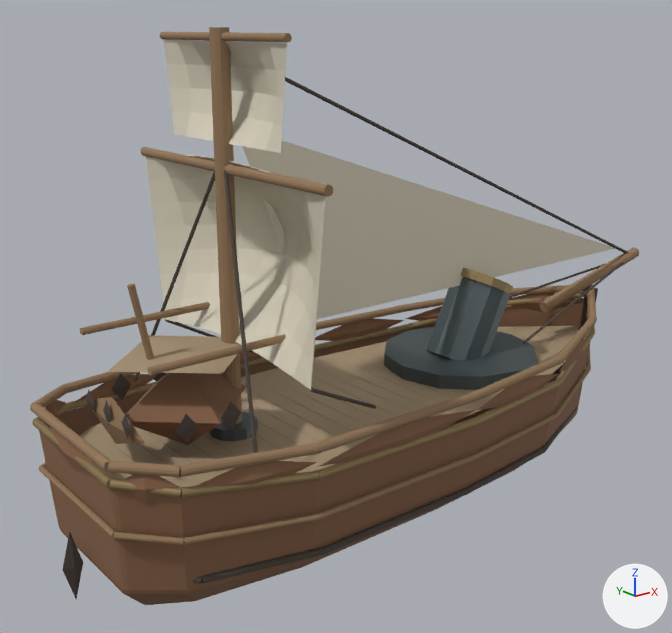
An edit to the glTF model public/art/world3d/ships/bombardShip.glb, drawn before and after from the same camera.
Rendered twice from a camera (50 mm lens) standing at (-163.0, -182.0, 127.0) and looking at (-9.0, 10.0, 50.0). The axes (+X, +Y, +Z) are drawn at lower right. The lights are the same throughout. The picture after the commit comes second. Vertices at exactly the same position are counted once.

Names of what the first picture shows: 'Gun', 'Hull'.
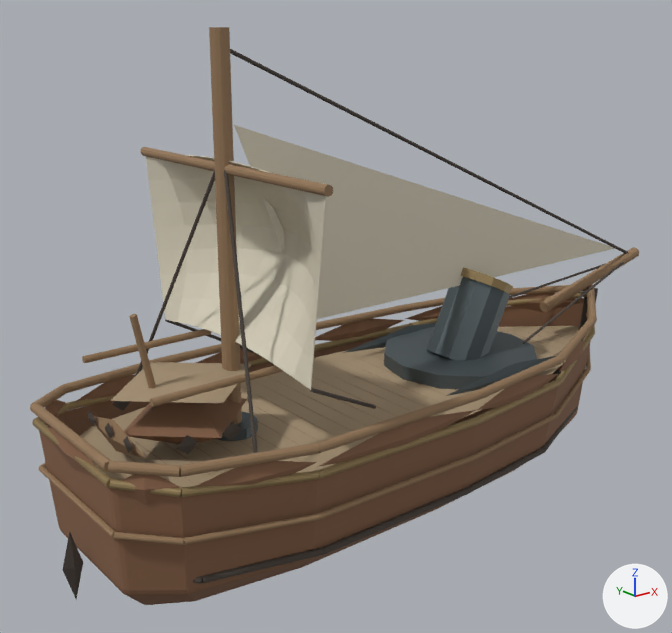
Commit message: Complete sea commanders: public/art/world3d/ships

Edits to the bpy script that builds the scene:
```text
Change me_round_planked_hull_001:
    used by ob_hull; location = (0.0, 0.0, 0.0)
    remove me_round_planked_hull_001.from_pydata(...)  # 2536 vertices, 4503 faces; spans x -96.0..116.0, y -38.0..38.0, z 0.0..126.0
    add me_round_planked_hull_001.from_pydata(...)  # 2487 vertices, 4427 faces; spans x -96.0..116.0, y -38.0..38.0, z 0.0..126.0
    me_round_planked_hull_001 part 1: the loose piece of 6 vertices spanning x -74.0..-69.0, y 15.0..16.0, z 39.0..46.0 is scaled about its middle by (1, 1, 0.682), then moved by (0.0, 0.0, -4.0)
    me_round_planked_hull_001 part 2: the loose piece of 6 vertices spanning x -63.0..-57.0, y 15.0..16.0, z 39.0..46.0 is scaled about its middle by (1, 1, 0.682), then moved by (0.0, 0.0, -4.0)
    me_round_planked_hull_001 part 3: the loose piece of 6 vertices spanning x -74.0..-69.0, y -16.0..-15.0, z 39.0..46.0 is scaled about its middle by (1, 1, 0.682), then moved by (0.0, 0.0, -4.0)
    me_round_planked_hull_001 part 4: the loose piece of 6 vertices spanning x -63.0..-57.0, y -16.0..-15.0, z 39.0..46.0 is scaled about its middle by (1, 1, 0.682), then moved by (0.0, 0.0, -4.0)
    me_round_planked_hull_001 part 5: the loose piece of 24 vertices spanning x -80.0..-46.0, y 16.0..18.0, z 57.0..59.0 is moved by (0.0, 0.0, -7.0)
    me_round_planked_hull_001 part 6: the loose piece of 24 vertices spanning x -80.0..-46.0, y -18.0..-16.0, z 57.0..59.0 is moved by (0.0, 0.0, -7.0)
    me_round_planked_hull_001 part 7: the loose piece of 10 vertices spanning x -83.0..-80.0, y -15.0..15.0, z 36.0..47.0 is scaled about its middle by (1, 1, 0.682), then moved by (0.0, 0.0, -4.0)
    me_round_planked_hull_001 part 8: the loose piece of 24 vertices spanning x -76.0..-70.0, y -1.0..1.0, z 52.0..72.0 is moved by (0.0, 0.0, -7.0)
    me_round_planked_hull_001 part 9: the loose piece of 16 vertices spanning x -82.0..-44.0, y -17.0..17.0, z 52.0..55.0 is moved by (0.0, 0.0, -7.0)
    me_round_planked_hull_001 part 10: the loose piece of 45 vertices spanning x -50.0..-43.0, y -25.0..25.0, z 101.0..123.0 is deleted
    me_round_planked_hull_001 part 11: the loose piece of 24 vertices spanning x -51.0..-49.0, y -26.0..26.0, z 123.0..125.0 is deleted
    me_round_planked_hull_001 part 12
    10 vertices are removed from x -83.0..-82.0, y -12.0..12.0, z 44.0..47.0
    16 faces are deleted
    8 vertices in x -80.0..-46.0, y -16.0..16.0, z 41.0 move by (0.0, 0.0, -3.0)
    4 vertices in x -63.0, y 0.0, z 52.0 move by (0.0, 0.0, -7.0)
    12 vertices move from x -83.0..-82.0, y -9.0..9.0, z 41.0..47.0 to x -83.0..-82.0, y -9.0..9.0, z 37.0..41.0
    10 vertices are added at x -83.0..-82.0, y -12.0..12.0, z 37.0..39.0
    16 new faces join them, mat_tarred_oak (brown #4b423c)
    me_round_planked_hull_001 part 13
    20 vertices are added at x 2.0..57.0, y -23.0..23.0, z 30.0..36.0
    32 new faces join them, mat_forged_iron (dark grey #576165)
```

Changed parts and their boxes (x1, y1, x2, y2) in the pictures (672 x 633 px; the box of a moved part takes in the faces that stretch with it):
part 1 of me_round_planked_hull_001, moved or reshaped: before (111, 373, 132, 400); after (112, 401, 131, 411)
part 2 of me_round_planked_hull_001, moved or reshaped (not visible afterwards): before (154, 373, 167, 382)
part 3 of me_round_planked_hull_001, moved or reshaped: before (176, 414, 198, 443); after (177, 435, 198, 455)
part 4 of me_round_planked_hull_001, moved or reshaped: before (221, 401, 242, 429); after (222, 422, 242, 441)
part 5 of me_round_planked_hull_001, moved or reshaped: before (80, 302, 210, 335); after (82, 329, 211, 363)
part 6 of me_round_planked_hull_001, moved or reshaped: before (148, 334, 286, 375); after (150, 365, 283, 407)
part 7 of me_round_planked_hull_001, moved or reshaped: before (86, 397, 145, 444); after (94, 416, 146, 458)
part 8 of me_round_planked_hull_001, moved or reshaped: before (127, 284, 154, 360); after (129, 314, 156, 388)
part 9 of me_round_planked_hull_001, moved or reshaped: before (108, 335, 241, 374); after (110, 362, 252, 403)
part 10 of me_round_planked_hull_001, deleted (pale yellow): before (164, 40, 287, 153)
part 11 of me_round_planked_hull_001, deleted (brown): before (159, 32, 292, 42)
part 12 of me_round_planked_hull_001, moved or reshaped: before (86, 373, 246, 445); after (87, 398, 247, 453)
part 13 of me_round_planked_hull_001, added: after (343, 323, 556, 396)
